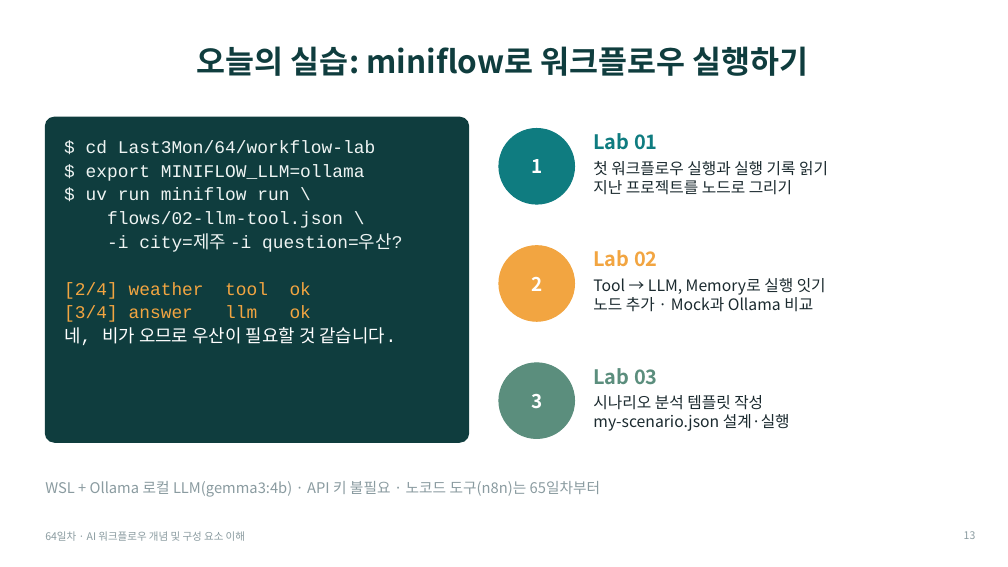
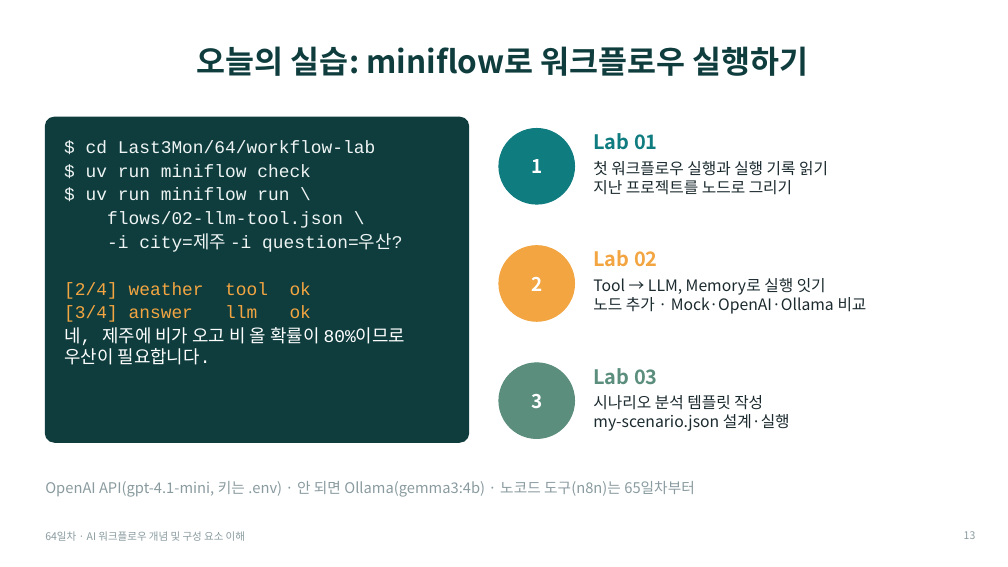
Before and after one commit to haedeuncha/aio-01d4-stu, a slide deck: slide 13 of Lecture/64/00-DAY64-OVERVIEW.pptx. Drawn at 1008x567 pixels with LibreOffice and Linux fonts; fonts in the diff are those of the drawing. Boxes give left, top, right and bottom in pixels: in the first picture for what was removed or moved away, otherwise in the second. Text is boxed around its words. In the diff, an @@ line names an element or a change of style, - is before the commit and + after.

Commit message:
D-2 수정 작업: OpenAI API 우선 없으면 Ollama 적용

```diff
--- a/Lecture/64/00-DAY64-OVERVIEW.pptx
+++ b/Lecture/64/00-DAY64-OVERVIEW.pptx
@@ text at (86, 165, 311, 177): text changed @@
-$ export MINIFLOW_LLM=ollama
+$ uv run miniflow check
@@ text at (593, 294, 867, 314): text changed @@
-노드 추가 · Mock과 Ollama 비교
+노드 추가 · Mock·OpenAI·Ollama 비교
@@ text at (64, 327, 406, 365): text changed @@
-네, 비가 오므로 우산이 필요할 것 같습니다.
+네, 제주에 비가 오고 비 올 확률이 80%이므로 우산이 필요합니다.
@@ text at (45, 481, 695, 497): text changed @@
-WSL + Ollama 로컬 LLM(gemma3:4b) · API 키 불필요 · 노코드 도구(n8n)는 65일차부터
+OpenAI API(gpt-4.1-mini, 키는 .env) · 안 되면 Ollama(gemma3:4b) · 노코드 도구(n8n)는 65일차부터
```
Also in this commit, not shown: 2 other slides changed, 15 other files.
